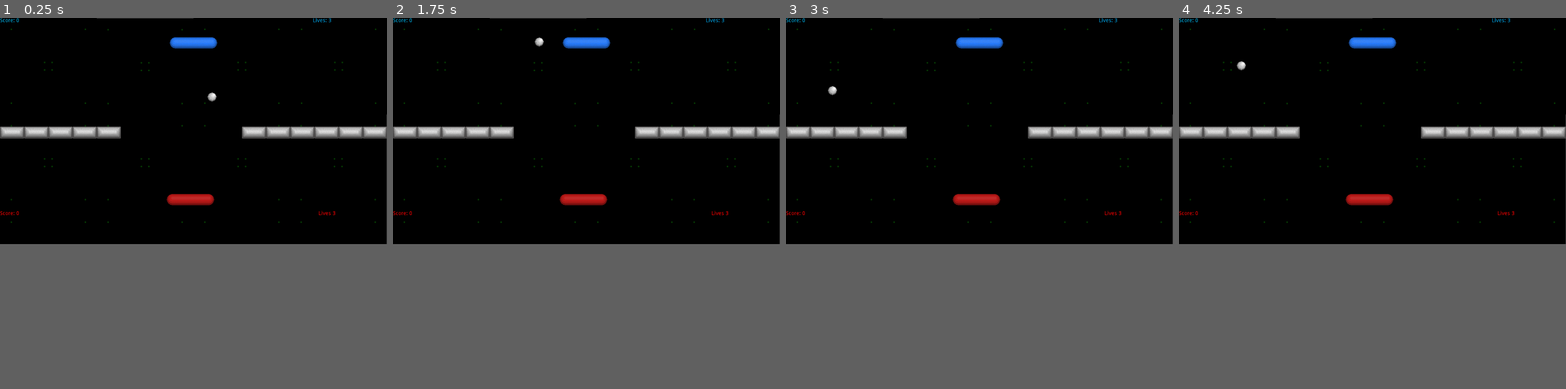
Above: before the commit, frames 1-4 (left to right).
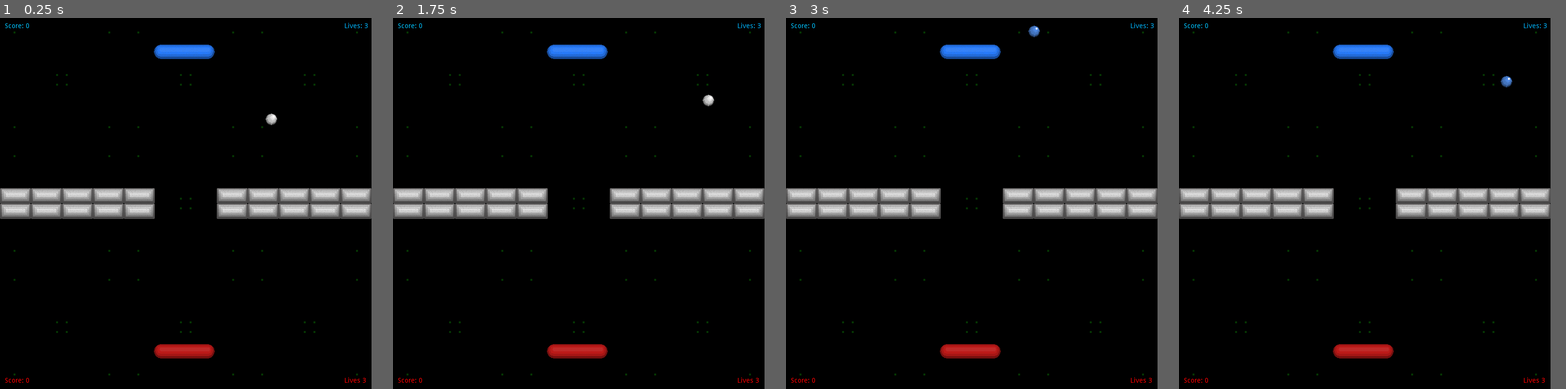
Above: after the commit, the same moments.

Repository: hiniko/BreakoutVs
Game: Godot game, scene res://Scenes/TestArena.tscn
Two runs of this game, one before a commit and one after it. Both use one fixed random seed, a clock stepped at 60 frames per second and the inputs below.
Inputs:
- Up to frame 1 (0.25 s): no input
- Up to frame 2 (1.75 s): no input
- Up to frame 3 (3 s): no input
- Up to frame 4 (4.25 s): no input
In our replay, the window is 800x468 before the commit and 768x768 after it. These sizes can differ from the game's own. Grey fills any space a smaller window leaves; there, only what the larger window draws over its background counts as a difference.

The runs differ from the first frame. In frame 1, 11% of the frame differs, in the area x 0-100%, y 0-99%; in frame 2, 11%; in frame 3, 11%; in frame 4, 11%.

Commit message:
Rework of window size and level layout

Diff:
--- a/BreakoutVs/Actors/Ball.tscn
+++ b/BreakoutVs/Actors/Ball.tscn
@@ -4,7 +4,7 @@
 [ext_resource path="res://Src/Ball.gd" type="Script" id=2]
 
 [sub_resource type="CircleShape2D" id=1]
-radius = 12.4958
+radius = 12.8941
 
 [node name="Ball" type="KinematicBody2D" groups=[
 "balls",
--- a/BreakoutVs/Scenes/TestArena.tscn
+++ b/BreakoutVs/Scenes/TestArena.tscn
@@ -11,6 +11,10 @@
 
 [node name="Node2D" type="Node2D"]
 script = ExtResource( 4 )
+__meta__ = {
+"_edit_horizontal_guides_": [ 69.5553, 689.501, 9.71716, 757.847, 384.0 ],
+"_edit_vertical_guides_": [ 381.1, 757.887, 10.296 ]
+}
 
 [node name="Background" type="Node" parent="."]
 
@@ -23,7 +27,7 @@
 }
 
 [node name="BackgroundTile2" type="Sprite" parent="Background"]
-position = Vector2( 128, 129.013 )
+position = Vector2( 128, 128 )
 scale = Vector2( 4, 4 )
 texture = ExtResource( 8 )
 offset = Vector2( 64, 0 )
@@ -94,66 +98,67 @@
 "_edit_lock_": true
 }
 
-[node name="BackgroundTile10" type="Sprite" parent="Background"]
-position = Vector2( 896, 128 )
-scale = Vector2( 4, 4 )
-texture = ExtResource( 8 )
-__meta__ = {
-"_edit_lock_": true
-}
-
-[node name="BackgroundTile13" type="Sprite" parent="Background"]
-position = Vector2( 894.989, 128 )
-scale = Vector2( 4, 4 )
-texture = ExtResource( 8 )
-offset = Vector2( 0, 64 )
-__meta__ = {
-"_edit_lock_": true
-}
-
-[node name="BackgroundTile16" type="Sprite" parent="Background"]
-position = Vector2( 894.989, 128 )
-scale = Vector2( 4, 4 )
-texture = ExtResource( 8 )
-offset = Vector2( 0, 128 )
-__meta__ = {
-"_edit_lock_": true
-}
-
 [node name="Bricks" type="Node" parent="."]
 
-[node name="Brick21" parent="Bricks" instance=ExtResource( 1 )]
-position = Vector2( 672, 304 )
-
 [node name="Brick23" parent="Bricks" instance=ExtResource( 1 )]
-position = Vector2( 160, 304 )
+position = Vector2( 160, 368 )
 
 [node name="Brick24" parent="Bricks" instance=ExtResource( 1 )]
-position = Vector2( 224, 304 )
+position = Vector2( 224, 368 )
 
 [node name="Brick25" parent="Bricks" instance=ExtResource( 1 )]
-position = Vector2( 288, 304 )
+position = Vector2( 288, 368 )
 
 [node name="Brick27" parent="Bricks" instance=ExtResource( 1 )]
-position = Vector2( 96, 304 )
+position = Vector2( 96, 368 )
 
 [node name="Brick33" parent="Bricks" instance=ExtResource( 1 )]
-position = Vector2( 32, 304 )
+position = Vector2( 32, 368 )
+
+[node name="Brick26" parent="Bricks" instance=ExtResource( 1 )]
+position = Vector2( 160, 400 )
 
 [node name="Brick28" parent="Bricks" instance=ExtResource( 1 )]
-position = Vector2( 800, 304 )
+position = Vector2( 224, 400 )
 
 [node name="Brick29" parent="Bricks" instance=ExtResource( 1 )]
-position = Vector2( 864, 304 )
+position = Vector2( 288, 400 )
 
 [node name="Brick30" parent="Bricks" instance=ExtResource( 1 )]
-position = Vector2( 928, 304 )
+position = Vector2( 96, 400 )
+
+[node name="Brick34" parent="Bricks" instance=ExtResource( 1 )]
+position = Vector2( 32, 400 )
 
 [node name="Brick31" parent="Bricks" instance=ExtResource( 1 )]
-position = Vector2( 992, 304 )
+position = Vector2( 608, 368 )
 
 [node name="Brick32" parent="Bricks" instance=ExtResource( 1 )]
-position = Vector2( 736, 304 )
+position = Vector2( 672, 368 )
+
+[node name="Brick35" parent="Bricks" instance=ExtResource( 1 )]
+position = Vector2( 736, 368 )
+
+[node name="Brick36" parent="Bricks" instance=ExtResource( 1 )]
+position = Vector2( 544, 368 )
+
+[node name="Brick37" parent="Bricks" instance=ExtResource( 1 )]
+position = Vector2( 480, 368 )
+
+[node name="Brick38" parent="Bricks" instance=ExtResource( 1 )]
+position = Vector2( 608, 400 )
+
+[node name="Brick39" parent="Bricks" instance=ExtResource( 1 )]
+position = Vector2( 672, 400 )
+
+[node name="Brick40" parent="Bricks" instance=ExtResource( 1 )]
+position = Vector2( 736, 400 )
+
+[node name="Brick41" parent="Bricks" instance=ExtResource( 1 )]
+position = Vector2( 544, 400 )
+
+[node name="Brick42" parent="Bricks" instance=ExtResource( 1 )]
+position = Vector2( 480, 400 )
 
 [node name="Balls" type="Node" parent="."]
 
@@ -163,38 +168,40 @@
 
 [node name="Walls" type="Node" parent="."]
 
-[node name="Wall" parent="Walls" instance=ExtResource( 3 )]
-position = Vector2( 1045, 300 )
-scale = Vector2( 2, 30 )
-
 [node name="Wall2" parent="Walls" instance=ExtResource( 3 )]
-position = Vector2( -20, 300 )
-scale = Vector2( 2, 30 )
+position = Vector2( -19.9807, 383.958 )
+scale = Vector2( 2, 38.422 )
 
 [node name="Wall3" parent="Walls" instance=ExtResource( 3 )]
-position = Vector2( 512, -20.925 )
+position = Vector2( 788.361, 383.937 )
+scale = Vector2( 2, 38.422 )
+
+[node name="Wall4" parent="Walls" instance=ExtResource( 3 )]
+position = Vector2( 383.925, 787.975 )
 rotation = 1.57079
-scale = Vector2( 2, 53 )
-
-[node name="Wall4" parent="Walls" instance=ExtResource( 3 )]
-position = Vector2( 510.449, 620.504 )
+scale = Vector2( 2, 38.356 )
+
+[node name="Wall5" parent="Walls" instance=ExtResource( 3 )]
+position = Vector2( 384, -20.2625 )
 rotation = 1.57079
-scale = Vector2( 2, 53 )
+scale = Vector2( 2, 38.356 )
 
 [node name="Paddles" type="Node" parent="."]
 
 [node name="P1Paddle" parent="Paddles" instance=ExtResource( 6 )]
-position = Vector2( 512, 65.5087 )
+position = Vector2( 381.1, 69.5553 )
 paddle = 0
 
 [node name="P2Paddle" parent="Paddles" instance=ExtResource( 6 )]
-position = Vector2( 504.255, 481.686 )
+position = Vector2( 381.1, 689.501 )
 
 [node name="UI" type="Node" parent="."]
 
 [node name="player1ScoreCounter" type="Label" parent="UI"]
-margin_right = 71.0
-margin_bottom = 14.0
+margin_left = 10.296
+margin_top = 9.71716
+margin_right = 81.296
+margin_bottom = 23.7172
 theme = SubResource( 1 )
 custom_colors/font_color = Color( 0, 0.764706, 1, 1 )
 text = "Score: 0 "
@@ -204,9 +211,10 @@
 }
 
 [node name="player2ScoreCounter" type="Label" parent="UI"]
-margin_top = 512.0
-margin_right = 67.0
-margin_bottom = 526.0
+margin_left = 10.296
+margin_top = 744.0
+margin_right = 77.296
+margin_bottom = 758.0
 custom_colors/font_color = Color( 1, 0, 0, 1 )
 text = "Score: 0"
 __meta__ = {
@@ -216,9 +224,10 @@
 [node name="player1LivesCounter" type="Label" parent="UI"]
 anchor_left = 1.0
 anchor_right = 1.0
-margin_left = -196.0
-margin_right = -147.0
-margin_bottom = 14.0
+margin_left = -56.0
+margin_top = 9.71716
+margin_right = -7.0
+margin_bottom = 23.7172
 custom_colors/font_color = Color( 0, 0.709804, 1, 1 )
 text = "Lives: 3"
 __meta__ = {
@@ -226,12 +235,12 @@
 }
 
 [node name="player2LivesCounter" type="Label" parent="UI"]
-anchor_left = 1.0
-anchor_right = 1.0
-margin_left = -181.011
-margin_top = 512.0
-margin_right = -136.011
-margin_bottom = 526.0
+anchor_left = 0.999512
+anchor_right = 0.999512
+margin_left = -55.625
+margin_top = 744.0
+margin_right = -10.625
+margin_bottom = 758.0
 custom_colors/font_color = Color( 1, 0, 0, 1 )
 text = "Lives 3"
 __meta__ = {
--- a/BreakoutVs/project.godot
+++ b/BreakoutVs/project.godot
@@ -18,10 +18,16 @@
 "class": "Paddle",
 "language": "GDScript",
 "path": "res://Src/Paddle.gd"
+}, {
+"base": "Node",
+"class": "Signals",
+"language": "GDScript",
+"path": "res://Src/signals.gd"
 } ]
 _global_script_class_icons={
 "Ball": "",
-"Paddle": ""
+"Paddle": "",
+"Signals": ""
 }
 
 [android]
@@ -38,6 +44,12 @@
 
 GameState="*res://Src/GameState.gd"
 GameSignals="*res://Src/Signals.gd"
+
+[display]
+
+window/size/width=768
+window/size/height=768
+window/size/resizable=false
 
 [global]
 
